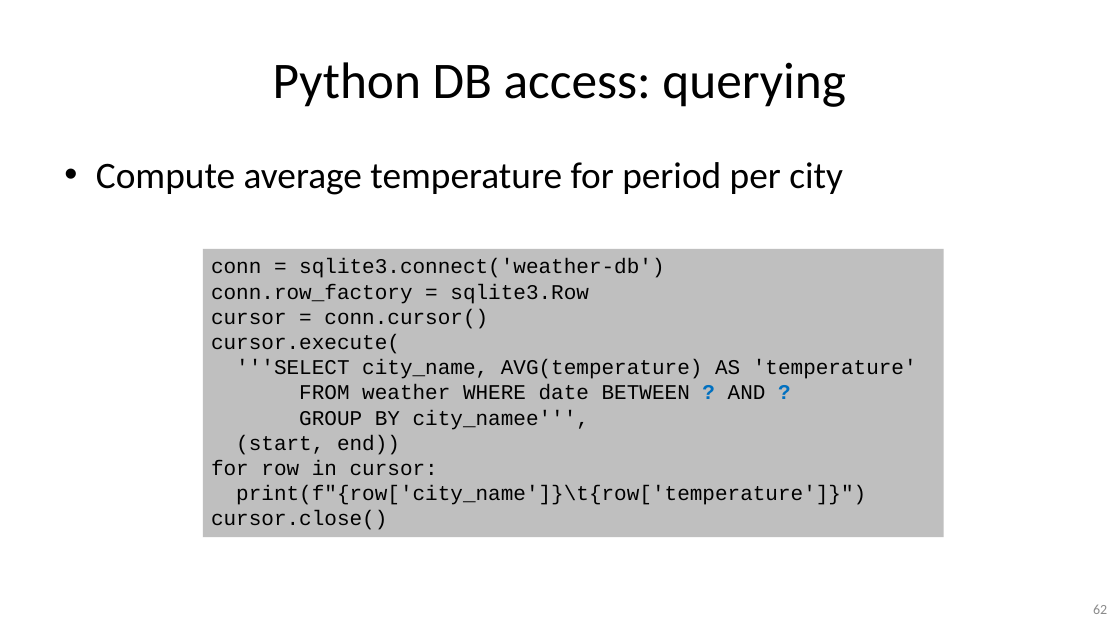
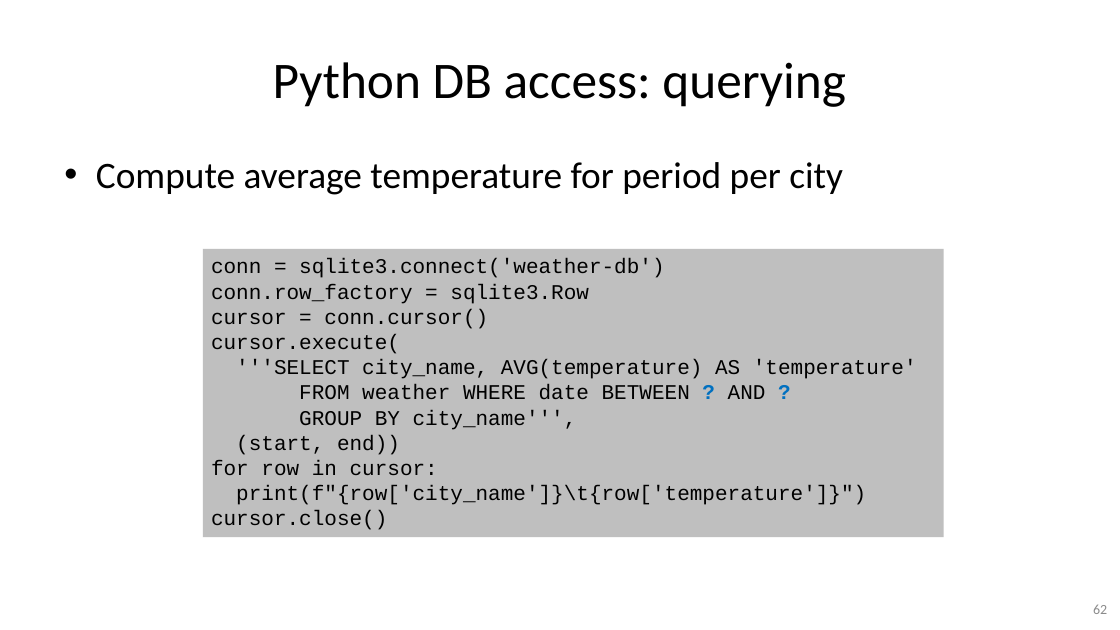
Before and after one commit to gjbex/Python-for-data-science, a slide deck: slide 62 of python_for_data_science.pptx. Drawn at 1120x630 pixels with LibreOffice and Linux fonts; fonts in the diff are those of the drawing. Boxes give left, top, right and bottom in pixels: in the first picture for what was removed or moved away, otherwise in the second. Text is boxed around its words. In the diff, an @@ line names an element or a change of style, - is before the commit and + after.

Commit message:
Fix typo

```diff
--- a/python_for_data_science.pptx
+++ b/python_for_data_science.pptx
@@ text in rectangle at [299, 410, 577, 430]: text changed @@
-GROUP BY city_namee''',
+GROUP BY city_name''',
```
